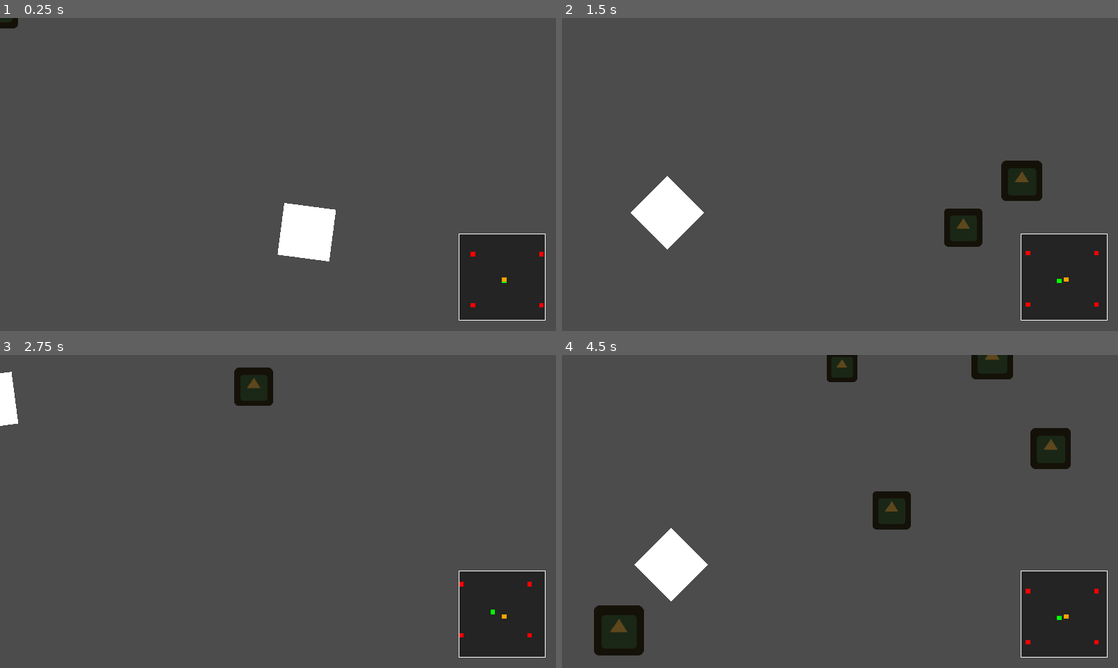
Above: before the commit, frames 1-4 (two rows, left to right).
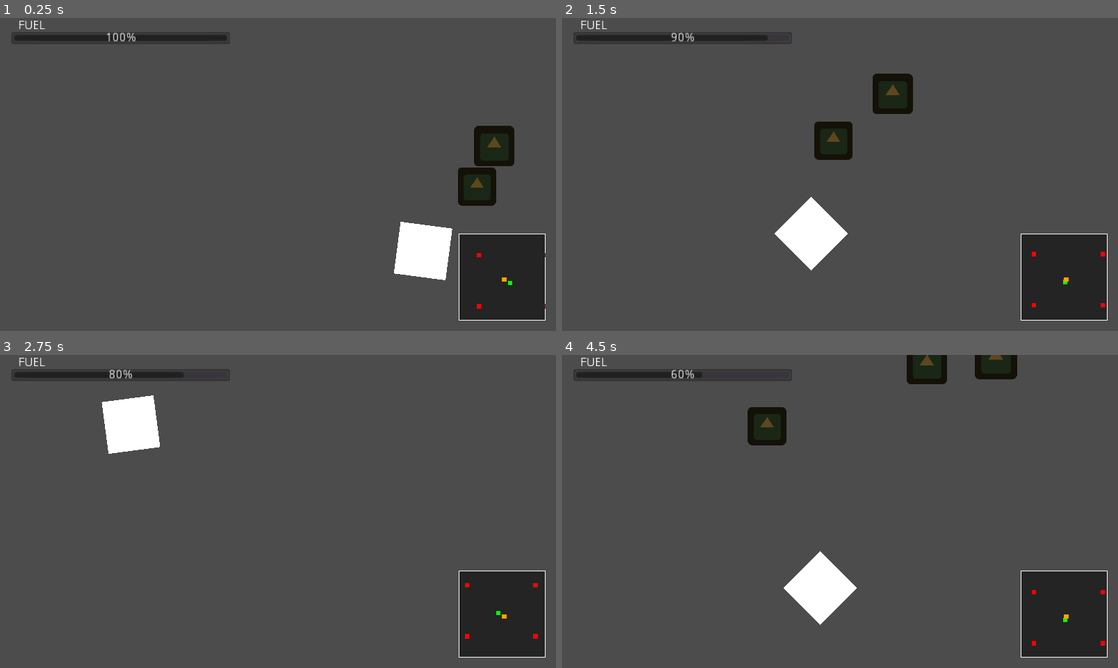
Above: after the commit, the same moments.

Repository: DissonantVoid/ludum-dare-52
Game: Godot game, scene res://game/main.tscn
The game is run twice, just before and just after one commit, with the same random seed, the same clock (stepped at 60 frames per second) and the same inputs. This scene is started directly instead of the project's main scene. The engine's default icon, where the game draws it, is replaced by a stand-in: a white triangle on a blue panel in a dark square.
Inputs (mouse positions are in pixels of both pictures, inside the frame that each line leads up to):
- Up to frame 1 (0.25 s): no input
- Up to frame 2 (1.5 s): tap Enter at 0.5 s; move the mouse to (962, 158) at 0.52 s; press the mouse at (962, 158) at 0.53 s; hold Right (ui_right) 0.53-1.28 s; move the mouse to (728, 190) at 1.27 s; release the mouse at (728, 190) at 1.28 s; hold Down (ui_down) from 1.28 s (still down); click (728, 190) at 1.35 s
- Up to frame 3 (2.75 s): move the mouse to (333, 442) at 2.02 s; release Down (ui_down) at 2.03 s; press the mouse at (333, 442) at 2.03 s; hold Right (ui_right) from 2.03 s (still down)
- Up to frame 4 (4.5 s): move the mouse to (812, 574) at 2.77 s; release Right (ui_right) at 2.78 s; release the mouse at (812, 574) at 2.78 s; hold Up (ui_up) 2.78-3.53 s; click (812, 574) at 2.85 s; move the mouse to (1006, 558) at 3.52 s; press the mouse at (1006, 558) at 3.53 s; hold Left (ui_left) from 3.53 s (still down); move the mouse to (673, 464) at 4.27 s; release the mouse at (673, 464) at 4.28 s; click (673, 464) at 4.35 s

The runs differ from the first frame. In frame 1, 6.1% of the frame differs, in the area x 0-99%, y 0-93%; in frame 2, 7.7%; in frame 3, 3.9%; in frame 4, 9.3%, in the area x 2-98%, y 0-96%.

Commit message:
taking damage

Diff:
--- a/autoloads/signalbus.gd
+++ b/autoloads/signalbus.gd
@@ -1,6 +1,7 @@
 extends Node
 
 signal bullet_fired(who)
+signal player_hit()
 # Declare member variables here. Examples:
 # var a = 2
 # var b = "text"
--- a/game/Actors/EnemyShip.gd
+++ b/game/Actors/EnemyShip.gd
@@ -5,17 +5,31 @@
 
 var target
 onready var weapon = get_node("Position2D")
+var velocity = Vector2(0,0)
 # Called when the node enters the scene tree for the first time.
 func _ready():
 	yield(get_tree().create_timer(1), "timeout")
 	shoot()
 
+#var _getting_knocked = false
+# Called every frame. 'delta' is the elapsed time since the previous frame.
+func _physics_process(delta):
+	var collision = move_and_collide(velocity * delta)
+	if collision:
+		var reflect = collision.remainder.bounce(collision.normal)
+		velocity = velocity.bounce(collision.normal)
+		reflect = move_and_collide(reflect)
+		velocity = velocity.move_toward(Vector2.ZERO, 90 * delta)
+	velocity = move_and_slide(velocity, Vector2.ZERO)
 
-# Called every frame. 'delta' is the elapsed time since the previous frame.
-#func _process(delta):
-#	pass
-func destroy_enemy():
-	queue_free()
+	#if _getting_knocked:
+		#position += (impulse * 40)
+
+func attack_enemy(weapon):
+	var impulse = weapon.global_position.direction_to(self.get_global_position())
+	print(impulse)
+
+	#queue_free()
 
 func shoot():
 	Signalbus.emit_signal("bullet_fired", self)
--- a/game/Actors/EnemyShip.tscn
+++ b/game/Actors/EnemyShip.tscn
@@ -4,7 +4,7 @@
 
 [sub_resource type="CircleShape2D" id=1]
 
-[node name="Node2D" type="KinematicBody2D"]
+[node name="Node2D" type="KinematicBody2D" groups=["Enemy"]]
 script = ExtResource( 1 )
 
 [node name="CollisionShape2D" type="CollisionShape2D" parent="."]
--- a/game/Actors/PlayerShip.gd
+++ b/game/Actors/PlayerShip.gd
@@ -4,9 +4,9 @@
 var speed = 500
 var accelerate = 2000
 onready var weapon = get_node("Roller")
-# Called when the node enters the scene tree for the first time.
+#I don't know why I have to do this. I just do.
 func _ready():
-	pass # Replace with function body.
+	weapon.rotation_degrees = -90
 
 func _physics_process(delta):
 	var input_vector = Vector2.ZERO
@@ -14,12 +14,10 @@
 	input_vector.y = Input.get_action_strength("ui_down") - Input.get_action_strength("ui_up")
 	input_vector = input_vector.normalized()
 	velocity = velocity.move_toward(input_vector * speed, accelerate * delta)
-	#The position 2D needs to be pointed at the Mouse.
-	#The entire body is being used as a pivot
-	#So what math should be put to work on this?
 
 	look_at(get_global_mouse_position() - $Position2D.position)
 	velocity = move_and_slide(velocity, Vector2.ZERO)
-	if Input.is_action_just_pressed("mouse_left"):
+	if Input.is_action_pressed("mouse_left"):
 		weapon.extend_weapon()
-		Signalbus.emit_signal("bullet_fired", self)
+	else:
+		weapon.retract_weapon()
--- a/game/Actors/PlayerShip.tscn
+++ b/game/Actors/PlayerShip.tscn
@@ -3,8 +3,7 @@
 [ext_resource path="res://game/Actors/PlayerShip.gd" type="Script" id=1]
 [ext_resource path="res://game/objects/Roller.tscn" type="PackedScene" id=2]
 
-[node name="PlayerShip" type="KinematicBody2D" groups=["show_in_minimap"]]
-rotation = 1.5708
+[node name="PlayerShip" type="KinematicBody2D" groups=["Player", "show_in_minimap"]]
 script = ExtResource( 1 )
 
 [node name="CollisionPolygon2D" type="CollisionPolygon2D" parent="."]
--- a/game/Bulletmanager.gd
+++ b/game/Bulletmanager.gd
@@ -12,4 +12,6 @@
 
 	print(bullet.global_position.direction_to(shooter.weapon.get_global_position()))
 	bullet._direction = bullet.global_position.direction_to(shooter.weapon.get_global_position())
+	#This needs to be at the right angle using direction.
+	bullet.rotation_degrees = bullet.global_position.angle_to(bullet._direction)
 	add_child(bullet)
--- a/game/UI/PlayerUI.gd
+++ b/game/UI/PlayerUI.gd
@@ -5,7 +5,7 @@
 var cur_fuel := 100
 # Called when the node enters the scene tree for the first time.
 func _ready():
-	pass # Replace with function body.
+	Signalbus.connect("player_hit", self, "lose_fuel")
 
 func refuel(fuel_amt):
 	cur_fuel = clamp(cur_fuel + fuel_amt, 1, 100)
@@ -17,13 +17,14 @@
 		emit_signal("out_of_fuel")
 """
 
-func lose_fuel(fuel_amt):
-	cur_fuel -= fuel_amt
+func lose_fuel():#_fuel_amt
+	print("I noticed you got hurt there")
+	cur_fuel -= 20
 	if cur_fuel <= 0:
 		emit_signal("out_of_fuel")
 
 func _on_Timer_timeout():
-	cur_fuel -= 1
+	cur_fuel -= 10
 	$ProgressBar.value = cur_fuel
 	if cur_fuel <= 0:
 		emit_signal("out_of_fuel")
--- a/game/UI/PlayerUI.tscn
+++ b/game/UI/PlayerUI.tscn
@@ -1,7 +1,6 @@
-[gd_scene load_steps=3 format=2]
+[gd_scene load_steps=2 format=2]
 
 [ext_resource path="res://game/UI/PlayerUI.gd" type="Script" id=1]
-[ext_resource path="res://game/objects/player_camera.tscn" type="PackedScene" id=2]
 
 [node name="PlayerUI" type="Control"]
 anchor_right = 1.0
@@ -25,7 +24,4 @@
 [node name="Timer" type="Timer" parent="."]
 autostart = true
 
-[node name="PlayerCamera" parent="." instance=ExtResource( 2 )]
-position = Vector2( 642, 357 )
-
 [connection signal="timeout" from="Timer" to="." method="_on_Timer_timeout"]
--- a/game/main.gd
+++ b/game/main.gd
@@ -29,7 +29,7 @@
 	var instance := _asteroide_scene.instance()
 	instance.connect("tree_exited", self, "_on_asteroide_destroyed")
 
-	_asteroides_container.add_child(instance)
+	_asteroides_container.call_deferred("add_child", instance)
 	instance.global_position =\
 		_player.global_position + Vector2(_astroides_spawn_distance, 0).rotated(_rng.randf_range(0,TAU))
 	instance.setup(
@@ -53,3 +53,7 @@
 		if distance_to_player > _max_asteroide_distance:
 			child.global_position =\
 				_player.global_position + Vector2(_astroides_spawn_distance, 0).rotated(_rng.randf_range(0,TAU))
+
+
+func _on_PlayerUI_out_of_fuel():
+	_player.queue_free()
--- a/game/main.tscn
+++ b/game/main.tscn
@@ -7,6 +7,7 @@
 [ext_resource path="res://game/Actors/PlayerShip.tscn" type="PackedScene" id=5]
 [ext_resource path="res://game/minimap.gd" type="Script" id=6]
 [ext_resource path="res://game/Actors/EnemyShip.tscn" type="PackedScene" id=7]
+[ext_resource path="res://game/UI/PlayerUI.tscn" type="PackedScene" id=8]
 
 [sub_resource type="StyleBoxFlat" id=1]
 bg_color = Color( 0.141176, 0.141176, 0.141176, 1 )
@@ -47,6 +48,8 @@
 size_flags_horizontal = 6
 size_flags_vertical = 6
 
+[node name="PlayerUI" parent="HUD" instance=ExtResource( 8 )]
+
 [node name="EnemyStar" parent="." instance=ExtResource( 2 )]
 position = Vector2( -1468, -1416 )
 
@@ -62,13 +65,8 @@
 [node name="PlayerStar" parent="." instance=ExtResource( 3 )]
 position = Vector2( 334, 176 )
 
-[node name="PlayerCamera" parent="." instance=ExtResource( 4 )]
-scale = Vector2( 1e-05, 1e-05 )
-
-[node name="PlayerShip" parent="." instance=ExtResource( 5 )]
-position = Vector2( 335, 54 )
-
 [node name="Asteroides" type="Node2D" parent="."]
+position = Vector2( -294, -193 )
 
 [node name="DistanceDetectionTimer" type="Timer" parent="Asteroides"]
 wait_time = 2.0
@@ -76,5 +74,11 @@
 
 [node name="Node2D" parent="." instance=ExtResource( 7 )]
 position = Vector2( -6, 125 )
+rotation = 0.731293
 
+[node name="PlayerShip" parent="." instance=ExtResource( 5 )]
+
+[node name="PlayerCamera" parent="." instance=ExtResource( 4 )]
+
+[connection signal="out_of_fuel" from="HUD/PlayerUI" to="." method="_on_PlayerUI_out_of_fuel"]
 [connection signal="timeout" from="Asteroides/DistanceDetectionTimer" to="." method="_on_asteroids_detection_timeout"]
--- a/game/objects/Roller.gd
+++ b/game/objects/Roller.gd
@@ -31,4 +31,11 @@
 		body.harvest()
 	elif body.is_in_group("Enemy"):
 		print("This is an enemy")
-		body.destroy_enemy()
+		body.attack_enemy(self)
+
+
+func _on_AnimationPlayer_animation_finished(anim_name):
+	if state == FlickState.FLICKING:
+		state = FlickState.EXTENDED
+	elif state == FlickState.RETRACT:
+		state = FlickState.NEUTRAL
--- a/game/objects/Roller.tscn
+++ b/game/objects/Roller.tscn
@@ -127,4 +127,5 @@
 [node name="CollisionShape2D" type="CollisionShape2D" parent="Area2D"]
 shape = SubResource( 5 )
 
+[connection signal="animation_finished" from="AnimationPlayer" to="." method="_on_AnimationPlayer_animation_finished"]
 [connection signal="body_entered" from="Area2D" to="." method="_on_Area2D_body_entered"]
--- a/game/objects/bullet.gd
+++ b/game/objects/bullet.gd
@@ -17,4 +17,8 @@
 
 
 func _on_Bullet_body_entered(body):
-	pass # Replace with function body.
+	if body != bullet_owner:
+		if body.is_in_group("Player"):
+			print("Something.")
+			Signalbus.emit_signal("player_hit")
+			queue_free()
Not shown: 1 places in game/main.tscn that only renumber resources
